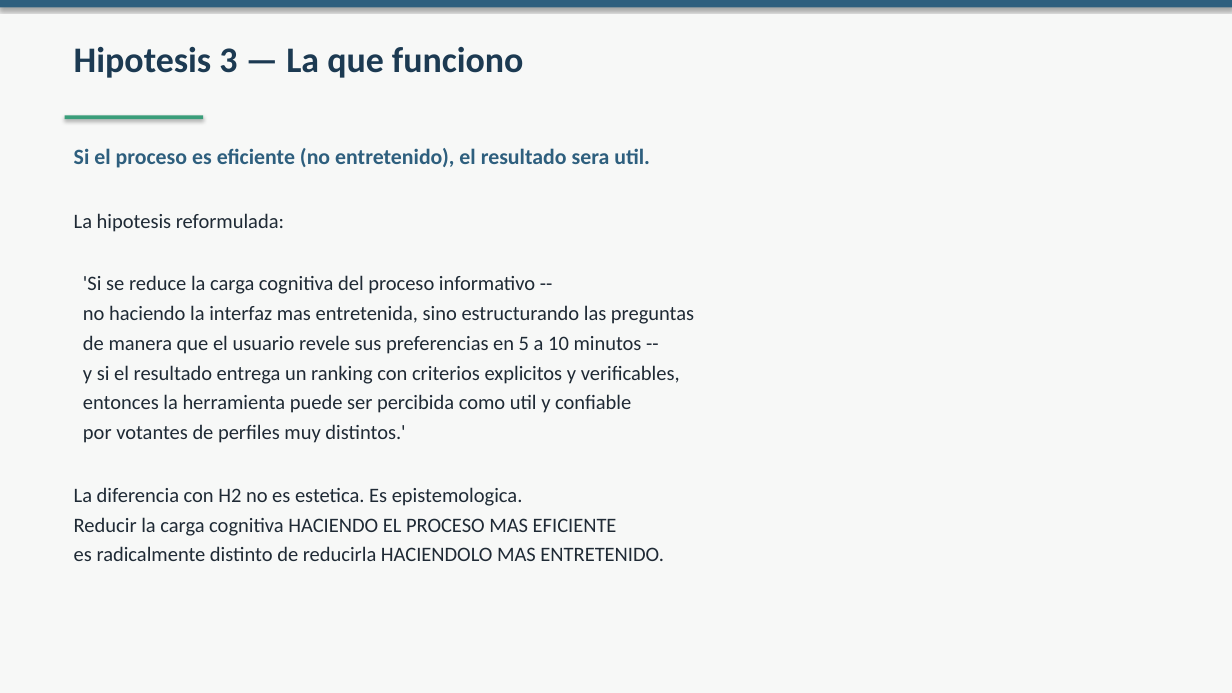
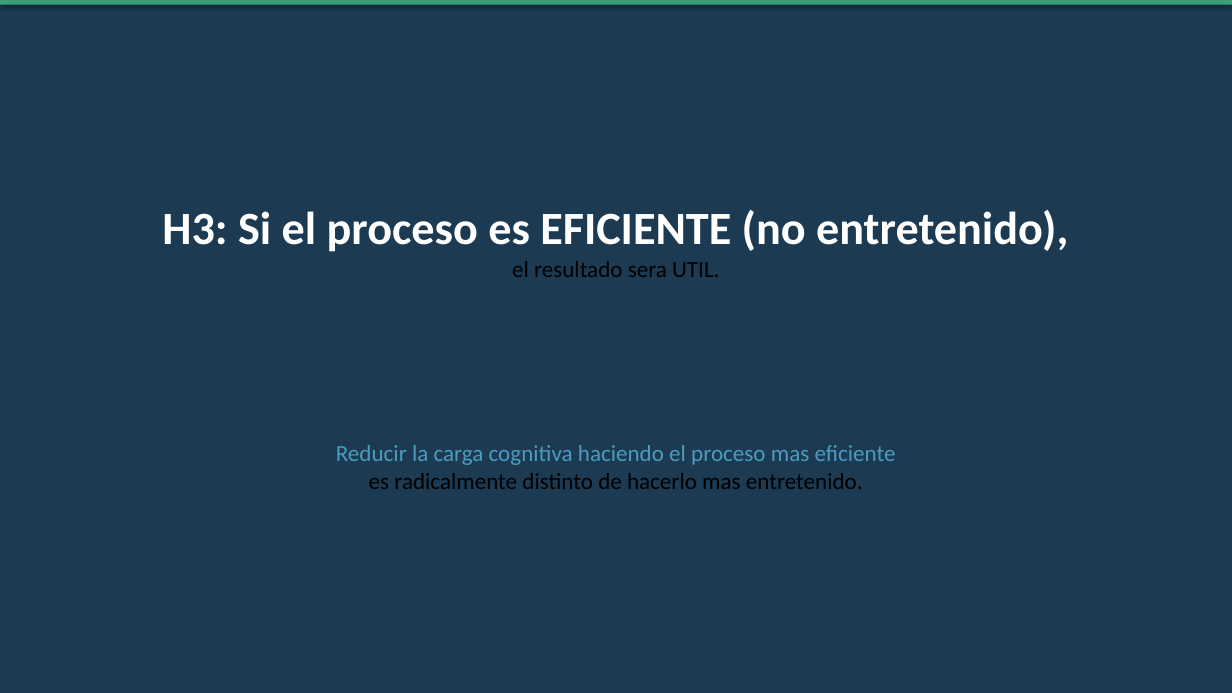
Before and after one commit to whatebria/tinder-decisivo, a slide deck: slide 16 of presentaciones/02_Evolucion_de_la_Idea.pptx. Drawn at 1232x693 pixels with LibreOffice and Linux fonts; fonts in the diff are those of the drawing. Boxes give left, top, right and bottom in pixels: in the first picture for what was removed or moved away, otherwise in the second. Text is boxed around its words. In the diff, an @@ line names an element or a change of style, - is before the commit and + after.

```diff
--- a/presentaciones/02_Evolucion_de_la_Idea.pptx
+++ b/presentaciones/02_Evolucion_de_la_Idea.pptx
@@ background #F7F8F7 to #1C3A52 @@
@@ rectangle at (x1=0, y1=0, x2=1232, y2=5): fill #2E5F7E to #3A9E7A @@
@@ text removed at (x1=74, y1=47, x2=524, y2=78) @@
-Hipotesis 3 — La que funciono
@@ rectangle removed at (x1=65, y1=116, x2=203, y2=119) @@
@@ text removed at (x1=74, y1=213, x2=694, y2=561) @@
-La hipotesis reformulada:
-'Si se reduce la carga cognitiva del proceso informativo --
-no haciendo la interfaz mas entretenida, sino estructurando las preguntas
-de manera que el usuario revele sus preferencias en 5 a 10 minutos --
-y si el resultado entrega un ranking con criterios explicitos y verificables,
-entonces la herramienta puede ser percibida como util y confiable
-por votantes de perfiles muy distintos.'
-La diferencia con H2 no es estetica. Es epistemologica.
-Reducir la carga cognitiva HACIENDO EL PROCESO MAS EFICIENTE
-es radicalmente distinto de reducirla HACIENDOLO MAS ENTRETENIDO.
@@ text at (x1=162, y1=210, x2=1068, y2=277): text changed; size 17 to 36 pt; text colour #2E5F7E to #FFFFFF @@
-Si el proceso es eficiente (no entretenido), el resultado sera util.
+H3: Si el proceso es EFICIENTE (no entretenido),
+el resultado sera UTIL.
@@ text added at (x1=336, y1=445, x2=896, y2=489), 18 pt, text #4A9BBF @@
+Reducir la carga cognitiva haciendo el proceso mas eficiente
+es radicalmente distinto de hacerlo mas entretenido.
```
Also in this commit, not shown: 12 other slides changed, 5 slides added, 5 slides removed, 10 other files.
